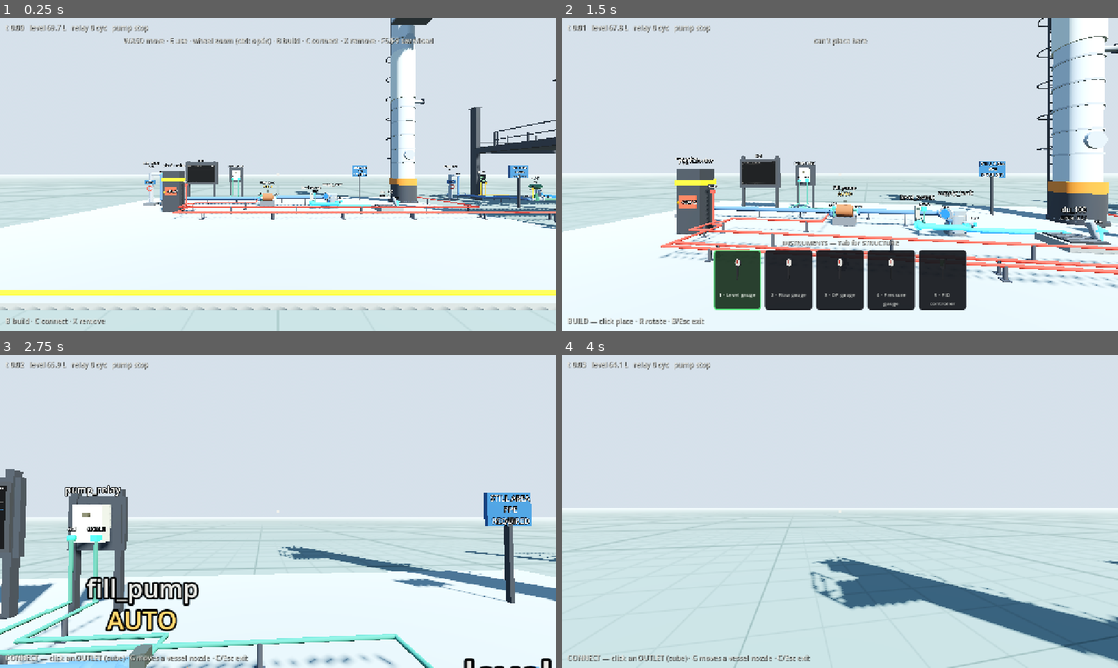
Above: before the commit, frames 1-4 (two rows, left to right).
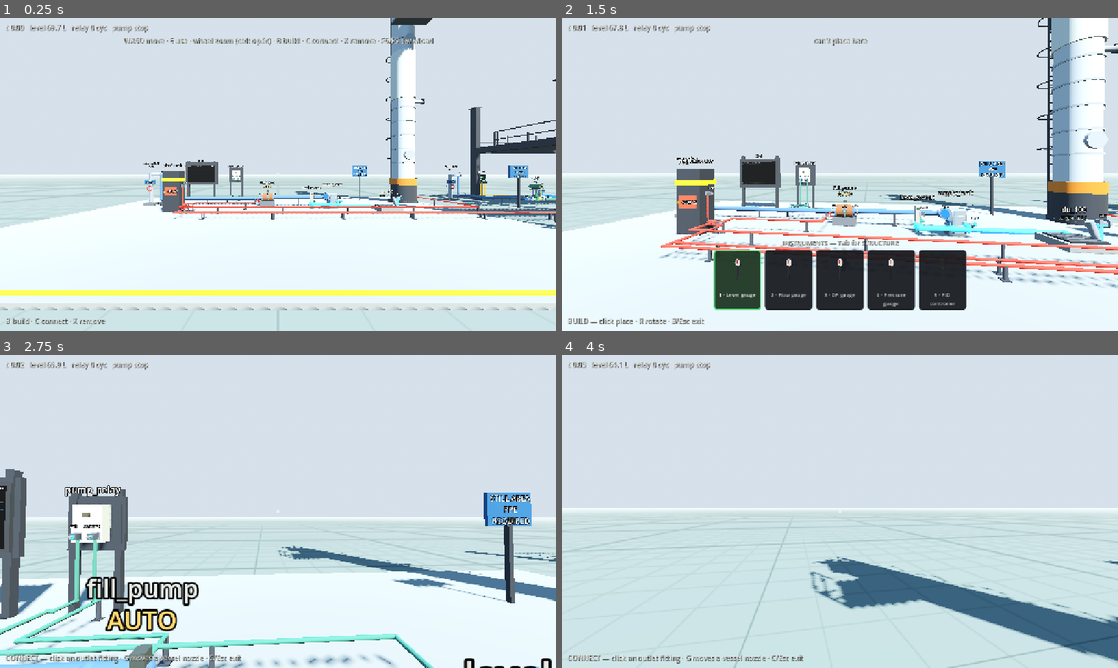
Above: after the commit, the same moments.

Repository: whharris917/flowstate
Game: Godot game, scene res://world/sandbox.tscn
Two runs of this game, one before a commit and one after it. Both use one fixed random seed, a clock stepped at 60 frames per second and the inputs below. Sound files missing from this copy of the repository are replaced by a short silence.
Inputs (mouse positions are in pixels of both pictures, inside the frame that each line leads up to):
- Up to frame 1 (0.25 s): no input
- Up to frame 2 (1.5 s): move the mouse to (867, 174) at 0.52 s; hold B (build_mode) 0.53-1.28 s; hold W (move_forward) from 0.53 s (still down); click (867, 174) at 0.67 s; move the mouse to (812, 174) at 1.27 s; tap Tab (catalog_page) at 1.35 s
- Up to frame 3 (2.75 s): keep holding W (move_forward); move the mouse to (289, 505) at 2.02 s; hold C (connect_mode) from 2.03 s (still down)
- Up to frame 4 (4 s): keep holding W (move_forward); move the mouse to (834, 517) at 2.77 s; release C (connect_mode) at 2.78 s; tap X (delete_item) at 2.85 s; click (834, 517) at 2.92 s; move the mouse to (878, 514) at 3.52 s; hold E (interact) from 3.53 s (still down)

The runs differ from the first frame. In frame 1, 0.4% of the frame differs, in the area x 27-99%, y 48-63%; in frame 2, 0.9%; in frame 3, 1.6%, in the area x 0-77%, y 54-100%; in frame 4, 0.4%.

Commit message:
Attached fittings replace floating port markers everywhere
The generic connection markers — spheres and cubes hovering in the
air off equipment bodies — are gone. Every port is now an attached
fitting seated against the body: process ports get a mounting plate,
pipe neck, flange, and a color-coded gasket face (ring for inlets,
cap for outlets); signal and power ports get surface-mounted junction
boxes with cable glands and colored collars. Anchors are tuned per
device so fittings sit flush — pump suction and discharge land on
the barrel ends, valve fittings continue its body flanges, the
column tap terminates the vapor line, gauges tap their own pedestals
— and each anchor can declare its outward direction where radial
derivation is wrong. HUD wording drops the cube/sphere jargon for
outlet and inlet fittings. Verified by probe screenshot: the pump
suction line meets the barrel with no air gap.

Co-Authored-By: Claude Fable 5 <noreply@anthropic.com>
Claude-Session: https://claude.ai/code/session_01LEpShB69R5sqJSsHUaRUU2

Diff:
--- a/game/components/plant_factory.gd
+++ b/game/components/plant_factory.gd
@@ -57,28 +57,54 @@
 	"mains": 0.0, "psu": 0.0, "source": 0.0, "drain": 0.0,
 }
 
-# Where each port's marker sits in the view's local space.
+# Where each port's fitting sits in the view's local space, flush with
+# the equipment body. Entries are either a bare Vector3 (outward
+# direction derived radially) or {"pos": ..., "dir": ...} when the
+# mounting face isn't radial.
 const PORT_ANCHORS := {
 	# Tank anchors are unused — TankView builds its own movable nozzles.
-	"pump": {"run": Vector3(-0.3, 0.55, 0.25), "power": Vector3(-0.3, 0.25, -0.25),
-		"inlet": Vector3(-0.42, 0.42, 0), "outlet": Vector3(0.42, 0.42, 0)},
-	"relay": {"coil": Vector3(-0.18, -0.22, 0.14), "contact": Vector3(0.18, -0.22, 0.14)},
-	"float_switch": {"level": Vector3(0, -0.22, 0.12), "contact": Vector3(0.14, 0.2, 0.1)},
-	"gauge_level": {"process": Vector3(0, 0.25, 0.1), "signal": Vector3(0.2, 1.32, 0)},
-	"gauge_flow": {"process": Vector3(0, 0.25, 0.1), "signal": Vector3(0.2, 1.32, 0)},
-	"gauge_dp": {"process_a": Vector3(-0.12, 0.25, 0.1), "process_b": Vector3(0.12, 0.25, 0.1),
-		"signal": Vector3(0.2, 1.32, 0)},
-	"gauge_press": {"process": Vector3(0, 0.25, 0.1), "signal": Vector3(0.2, 1.32, 0)},
-	"valve": {"cmd": Vector3(-0.28, 0.85, 0.12), "inlet": Vector3(-0.38, 0.32, 0),
-		"outlet": Vector3(0.36, 0.32, 0)},
-	"source": {"outlet": Vector3(0.5, 1.55, 0)},
-	"drain": {"inlet": Vector3(0.45, 0.4, 0)},
-	"controller": {"pv": Vector3(-0.16, 1.05, 0.12), "out": Vector3(0.16, 1.05, 0.12)},
-	"mains": {"power": Vector3(0.5, 1.1, 0)},
-	"psu": {"ac_in": Vector3(-0.32, 1.2, 0.1), "dc_out": Vector3(0.32, 1.2, 0.1)},
-	# Overhead tap on the vapor line above the dished head; power lands
-	# at the reboiler band.
-	"column": {"p_top": Vector3(0, 10.75, 0.5), "power": Vector3(0.7, 1.15, 0)},
+	"pump": {
+		"inlet": {"pos": Vector3(-0.25, 0.42, 0), "dir": Vector3.LEFT},
+		"outlet": {"pos": Vector3(0.25, 0.42, 0), "dir": Vector3.RIGHT},
+		"run": {"pos": Vector3(0.02, 0.44, 0.16), "dir": Vector3.BACK},
+		"power": {"pos": Vector3(-0.15, 0.18, -0.25), "dir": Vector3.FORWARD}},
+	"relay": {
+		"coil": {"pos": Vector3(-0.13, -0.2, 0.09), "dir": Vector3.BACK},
+		"contact": {"pos": Vector3(0.13, -0.2, 0.09), "dir": Vector3.BACK}},
+	"float_switch": {
+		"level": {"pos": Vector3(0, -0.26, 0), "dir": Vector3.DOWN},
+		"contact": {"pos": Vector3(0.06, 0.05, 0), "dir": Vector3.RIGHT}},
+	"gauge_level": {
+		"process": {"pos": Vector3(0, 0.25, 0.04), "dir": Vector3.BACK},
+		"signal": {"pos": Vector3(0, 1.32, -0.04), "dir": Vector3.FORWARD}},
+	"gauge_flow": {
+		"process": {"pos": Vector3(0, 0.25, 0.04), "dir": Vector3.BACK},
+		"signal": {"pos": Vector3(0, 1.32, -0.04), "dir": Vector3.FORWARD}},
+	"gauge_dp": {
+		"process_a": {"pos": Vector3(0, 0.25, 0.04), "dir": Vector3.BACK},
+		"process_b": {"pos": Vector3(0, 0.45, 0.04), "dir": Vector3.BACK},
+		"signal": {"pos": Vector3(0, 1.32, -0.04), "dir": Vector3.FORWARD}},
+	"gauge_press": {
+		"process": {"pos": Vector3(0, 0.25, 0.04), "dir": Vector3.BACK},
+		"signal": {"pos": Vector3(0, 1.32, -0.04), "dir": Vector3.FORWARD}},
+	"valve": {
+		"inlet": {"pos": Vector3(-0.31, 0.32, 0), "dir": Vector3.LEFT},
+		"outlet": {"pos": Vector3(0.31, 0.32, 0), "dir": Vector3.RIGHT},
+		"cmd": {"pos": Vector3(0, 0.98, 0.22), "dir": Vector3.BACK}},
+	"source": {"outlet": {"pos": Vector3(0.5, 1.55, 0), "dir": Vector3.RIGHT}},
+	"drain": {"inlet": {"pos": Vector3(0.46, 0.52, 0), "dir": Vector3.RIGHT}},
+	"controller": {
+		"pv": {"pos": Vector3(-0.14, 1.12, 0.07), "dir": Vector3.BACK},
+		"out": {"pos": Vector3(0.14, 1.12, 0.07), "dir": Vector3.BACK}},
+	"mains": {"power": {"pos": Vector3(0.35, 1.05, 0), "dir": Vector3.RIGHT}},
+	"psu": {
+		"ac_in": {"pos": Vector3(-0.25, 1.2, 0), "dir": Vector3.LEFT},
+		"dc_out": {"pos": Vector3(0.25, 1.2, 0), "dir": Vector3.RIGHT}},
+	# Overhead tap at the end of the vapor line; power lands on the
+	# reboiler band.
+	"column": {
+		"p_top": {"pos": Vector3(0, 11.3, 1.08), "dir": Vector3.BACK},
+		"power": {"pos": Vector3(0.63, 1.15, 0), "dir": Vector3.RIGHT}},
 	# Pressure taps sit on the suite's walls, near the ceiling.
 	"air_cascade": {
 		"p_al1": Vector3(-23.5, 2.5, -4.35),
@@ -235,60 +261,97 @@
 		var kind: SimTypes.PortKind = (record.inputs[port_name] as SimInputPort).kind
 		if not flow_inlet_spec(type_id, port_name).is_empty():
 			kind = SimTypes.PortKind.PROCESS_FLOW  # it's a pipe stub, draw it blue
-		var anchor: Vector3 = anchors_override.get(port_name,
+		var raw: Variant = anchors_override.get(port_name,
 			anchors.get(port_name, Vector3(0, 0.5, 0)))
 		markers["%s:%s" % [record.comp_name, port_name]] = \
-			make_marker(view, record.comp_name, port_name, kind, anchor, true)
+			make_marker(view, record.comp_name, port_name, kind,
+				_anchor_pos(raw), true, _anchor_dir(raw))
 	for port_name: String in record.outputs:
 		if port_name == "draw":
 			continue
-		var anchor: Vector3 = anchors_override.get(port_name,
+		var raw: Variant = anchors_override.get(port_name,
 			anchors.get(port_name, Vector3(0, 0.8, 0)))
 		markers["%s:%s" % [record.comp_name, port_name]] = \
 			make_marker(view, record.comp_name, port_name,
-				(record.outputs[port_name] as SimOutputPort).kind, anchor, false)
+				(record.outputs[port_name] as SimOutputPort).kind,
+				_anchor_pos(raw), false, _anchor_dir(raw))
 	# Facade outlets (tank/source) are not kernel ports; give them a
 	# marker of their own unless the view builds custom nozzles.
 	for ui_port: String in FLOW_OUTLETS.get(type_id, {}):
 		if not anchors.has(ui_port) and not anchors_override.has(ui_port):
 			continue
-		var anchor: Vector3 = anchors_override.get(ui_port, anchors.get(ui_port))
+		var raw: Variant = anchors_override.get(ui_port, anchors.get(ui_port))
 		markers["%s:%s" % [record.comp_name, ui_port]] = \
 			make_marker(view, record.comp_name, ui_port,
-				SimTypes.PortKind.PROCESS_FLOW, anchor, false)
+				SimTypes.PortKind.PROCESS_FLOW, _anchor_pos(raw), false, _anchor_dir(raw))
 	view.set_meta("port_markers", markers)
 
 
+static func _anchor_pos(raw: Variant) -> Vector3:
+	return (raw as Dictionary)["pos"] if raw is Dictionary else raw
+
+
+static func _anchor_dir(raw: Variant) -> Vector3:
+	return (raw as Dictionary).get("dir", Vector3.ZERO) if raw is Dictionary else Vector3.ZERO
+
+
+## An attached fitting, not a floating primitive: process ports are
+## flanged stub nozzles, signal and power ports are surface-mounted
+## junction boxes with cable glands. A mounting plate seats against
+## the equipment body; the fitting's local +X points outward along
+## dir (derived radially when not given).
 static func make_marker(view: Node3D, record_name: String, port_name: String,
-		kind: SimTypes.PortKind, local_pos: Vector3, is_input: bool) -> StaticBody3D:
+		kind: SimTypes.PortKind, local_pos: Vector3, is_input: bool,
+		dir: Vector3 = Vector3.ZERO) -> StaticBody3D:
+	if dir == Vector3.ZERO:
+		dir = Vector3(local_pos.x, 0.0, local_pos.z)
+		dir = dir.normalized() if dir.length() > 0.05 else Vector3.UP
 	var color: Color = KIND_COLORS[kind]
 	var body := StaticBody3D.new()
 	body.position = local_pos
 	body.collision_layer = 2
 	body.collision_mask = 0
+	var up_ref := Vector3.UP if absf(dir.dot(Vector3.UP)) < 0.9 else Vector3.FORWARD
+	var z_axis := dir.cross(up_ref).normalized()
+	body.basis = Basis(dir, z_axis.cross(dir), z_axis)
 	var shape := CollisionShape3D.new()
 	var sphere_shape := SphereShape3D.new()
-	sphere_shape.radius = 0.09
+	sphere_shape.radius = 0.11
 	shape.shape = sphere_shape
+	shape.position = Vector3(0.06, 0, 0)
 	body.add_child(shape)
-	var mesh_inst := MeshInstance3D.new()
-	if is_input:
-		var sphere := SphereMesh.new()
-		sphere.radius = 0.055
-		sphere.height = 0.11
-		mesh_inst.mesh = sphere
+
+	var steel := ViewUtil.flat(Color(0.45, 0.47, 0.50))
+	var is_pipe := kind == SimTypes.PortKind.PROCESS_FLOW \
+		or kind == SimTypes.PortKind.PROCESS_LEVEL \
+		or kind == SimTypes.PortKind.PROCESS_PRESSURE
+	if is_pipe:
+		ViewUtil.box(body, Vector3(0.06, 0.15, 0.15), Vector3(-0.02, 0, 0), steel)
+		var neck_r := 0.05 if kind == SimTypes.PortKind.PROCESS_FLOW else 0.032
+		var neck := ViewUtil.cylinder(body, neck_r, 0.15, Vector3(0.07, 0, 0), steel)
+		neck.rotation_degrees = Vector3(0, 0, 90)
+		var flange := ViewUtil.cylinder(body, neck_r * 1.8, 0.03, Vector3(0.145, 0, 0), steel)
+		flange.rotation_degrees = Vector3(0, 0, 90)
+		# Colored gasket face: a ring on inlets, a solid cap on outlets.
+		var face := ViewUtil.cylinder(body, neck_r * (1.35 if is_input else 1.1), 0.02,
+			Vector3(0.165, 0, 0), ViewUtil.glow(color, 0.8))
+		face.rotation_degrees = Vector3(0, 0, 90)
 	else:
-		var cube := BoxMesh.new()
-		cube.size = Vector3(0.1, 0.1, 0.1)
-		mesh_inst.mesh = cube
-	mesh_inst.material_override = ViewUtil.glow(color, 1.0)
-	body.add_child(mesh_inst)
+		ViewUtil.box(body, Vector3(0.05, 0.13, 0.13), Vector3(-0.015, 0, 0), steel)
+		ViewUtil.box(body, Vector3(0.09, 0.10, 0.10), Vector3(0.05, 0, 0),
+			ViewUtil.flat(Color(0.28, 0.29, 0.32)))
+		var gland := ViewUtil.cylinder(body, 0.022, 0.06, Vector3(0.115, 0, 0), steel)
+		gland.rotation_degrees = Vector3(0, 0, 90)
+		var collar := ViewUtil.cylinder(body, 0.036 if is_input else 0.03, 0.02,
+			Vector3(0.10, 0, 0), ViewUtil.glow(color, 0.9))
+		collar.rotation_degrees = Vector3(0, 0, 90)
+
 	var tag := Label3D.new()
 	tag.text = port_name
-	tag.position = Vector3(0, 0.14, 0)
+	tag.position = Vector3(0.08, 0.16, 0)
 	tag.billboard = BaseMaterial3D.BILLBOARD_ENABLED
-	tag.font_size = 26
-	tag.pixel_size = 0.003
+	tag.font_size = 24
+	tag.pixel_size = 0.0028
 	body.add_child(tag)
 	body.set_meta("record_name", record_name)
 	body.set_meta("port_name", port_name)
--- a/game/player/build_controller.gd
+++ b/game/player/build_controller.gd
@@ -199,8 +199,8 @@
 				hud.set_mode_text("BUILD — click place · R rotate · B/Esc exit")
 		Mode.CONNECT:
 			menu.visible = false
-			var step := "click an OUTLET (cube) · G moves a vessel nozzle" if _pending_marker == null \
-				else "lay the run: click surfaces for waypoints (%d), finish on an INLET (sphere) · R undo point" \
+			var step := "click an outlet fitting · G moves a vessel nozzle" if _pending_marker == null \
+				else "lay the run: click surfaces for waypoints (%d), finish on an inlet fitting · R undo point" \
 				% _waypoints.size()
 			var support := "" if _pending_marker == null else \
 				("\nsupport OK (span %.1f m)" % _route_span if _route_ok
@@ -691,13 +691,13 @@
 	var marker := collider as StaticBody3D
 	if _pending_marker == null:
 		if bool(marker.get_meta("is_input")):
-			hud.toast("start from an OUTPUT port (cube)")
+			hud.toast("start from an outlet or output fitting")
 			return
 		_pending_marker = marker
 		_update_hud()
 		return
 	if not bool(marker.get_meta("is_input")):
-		hud.toast("finish on an INPUT port (sphere)")
+		hud.toast("finish on an inlet or input fitting")
 		return
 	_complete_connection(str(marker.get_meta("record_name")),
 		str(marker.get_meta("port_name")), marker.global_position)
